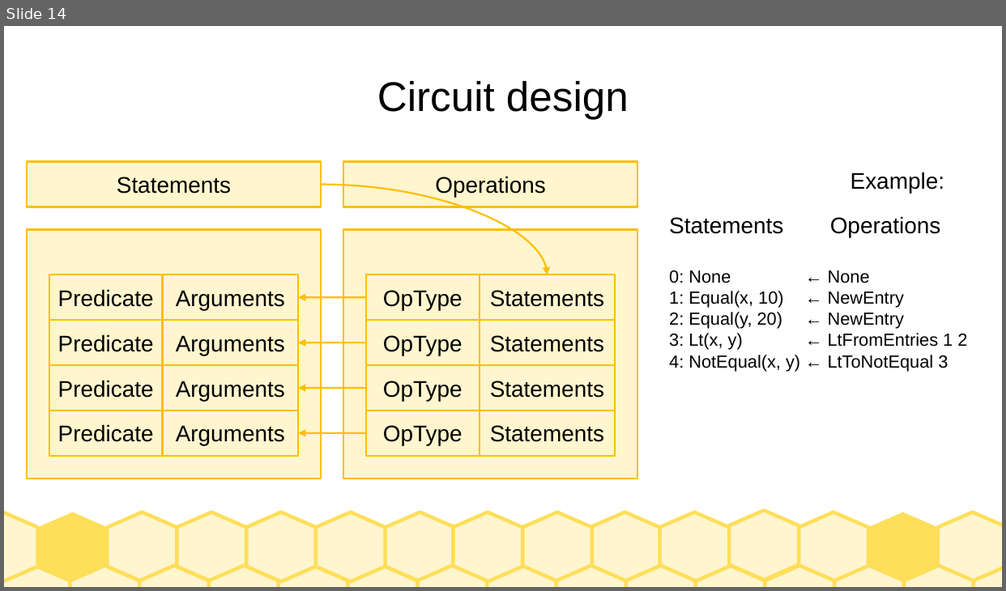
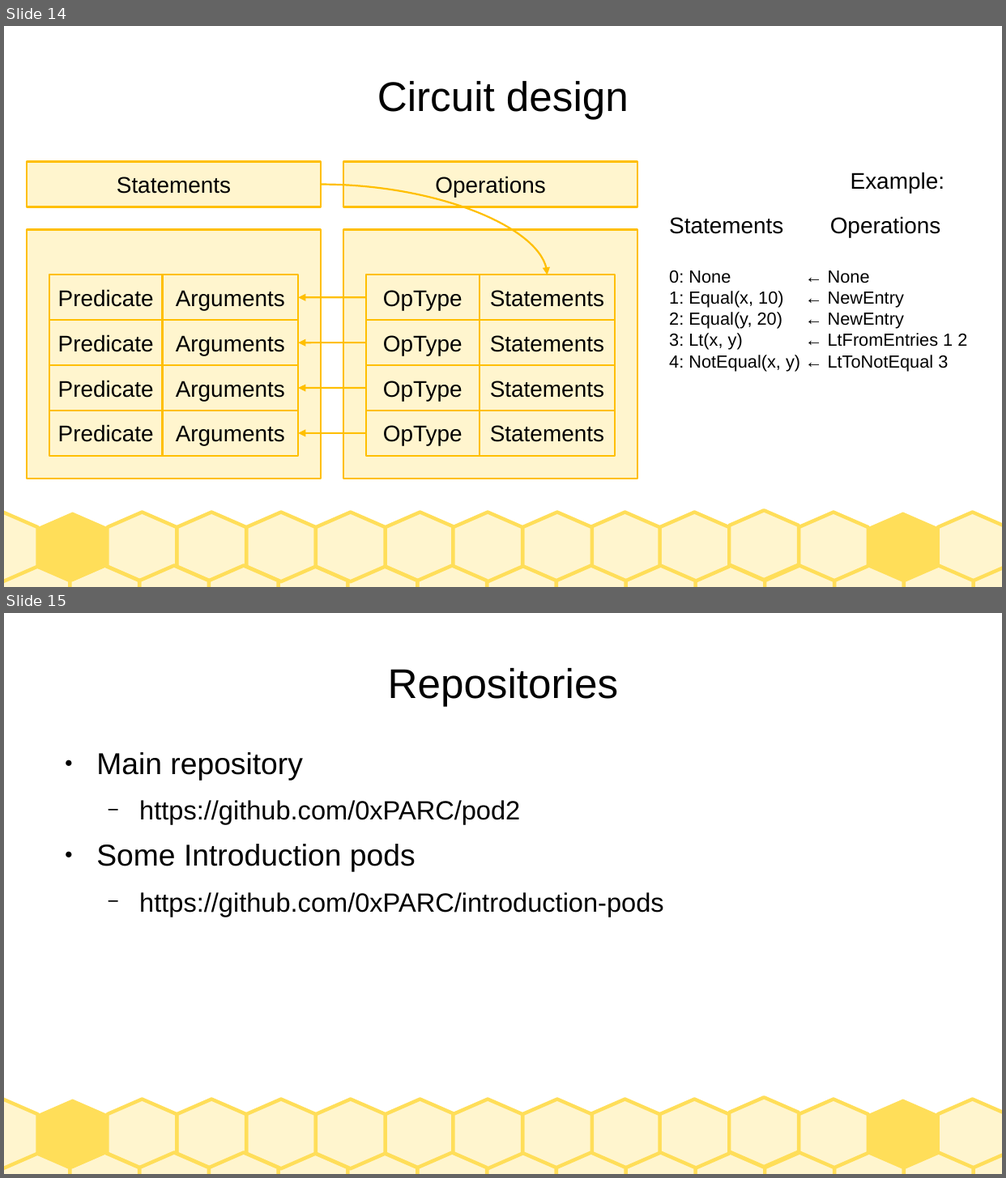
Before and after one commit to ed255/slides, a slide deck: 2025-06-18/pod2.odp. Shown one above the other, each under a label of ours: slide 14 before the commit, slides 14 and 15 after it. The pictures are 1006x591 and 1006x1178 pixels, drawn with LibreOffice and Linux fonts; fonts in the diff are those of the drawing. Boxes give left, top, right and bottom in pixels: in the first picture for what was removed or moved away, otherwise in the second. Text is boxed around its words. In the diff, an @@ line names an element or a change of style, - is before the commit and + after.

```diff
--- a/2025-06-18/pod2.odp
+++ b/2025-06-18/pod2.odp
@@ slide 15 added at (x1=4, y1=613, x2=1002, y2=1174), background #FFFFFF; not listed: 30 template elements that a slide beside it also shows @@
@@ title added at (x1=388, y1=668, x2=619, y2=707), 33 pt, text #000000 @@
+Repositories
@@ text added at (x1=96, y1=752, x2=664, y2=917), 21 pt, text #000000 @@
+● Main repository
+  − https://github.com/0xPARC/pod2
+● Some Introduction pods
+  − https://github.com/0xPARC/introduction-pods
```
Also in this commit, not shown: 1 other slide added, 1 other file.
